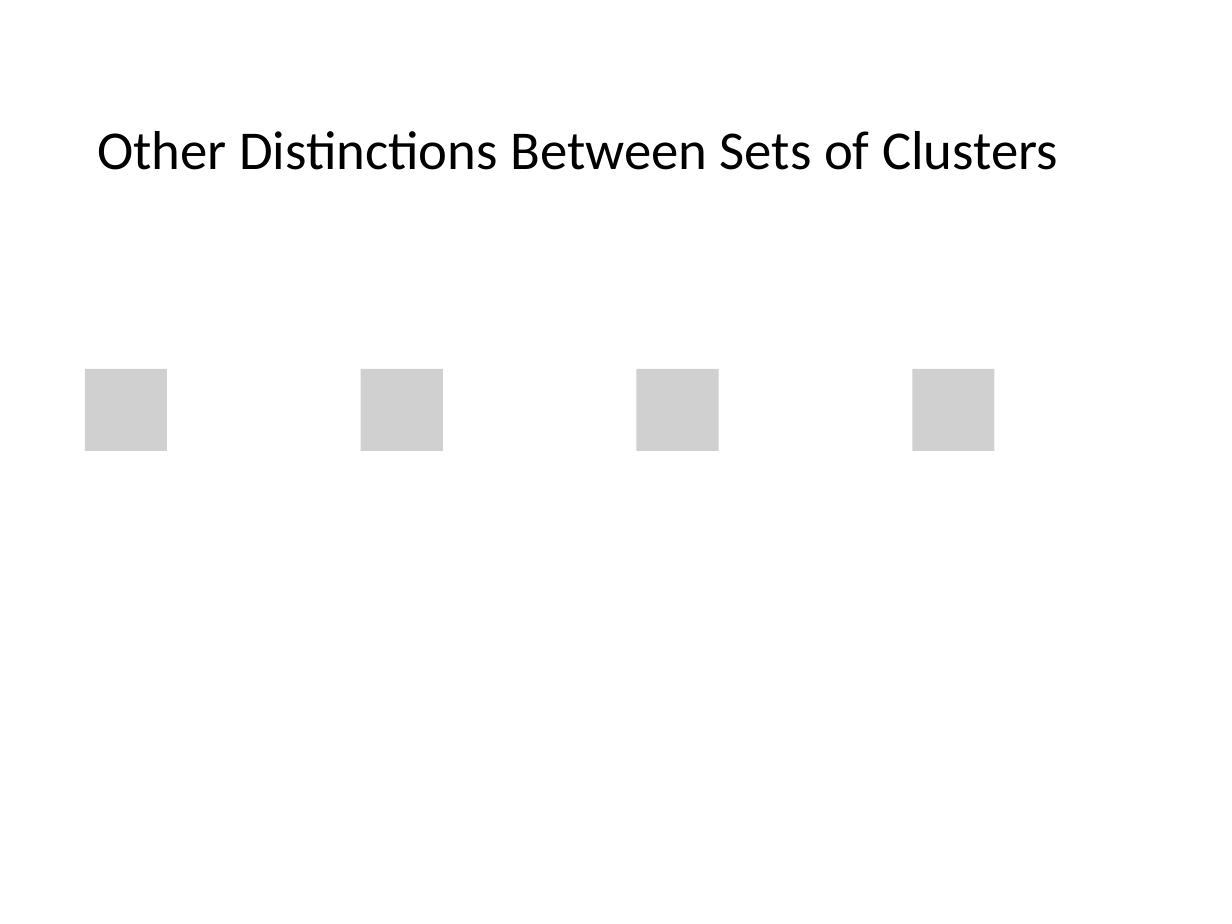
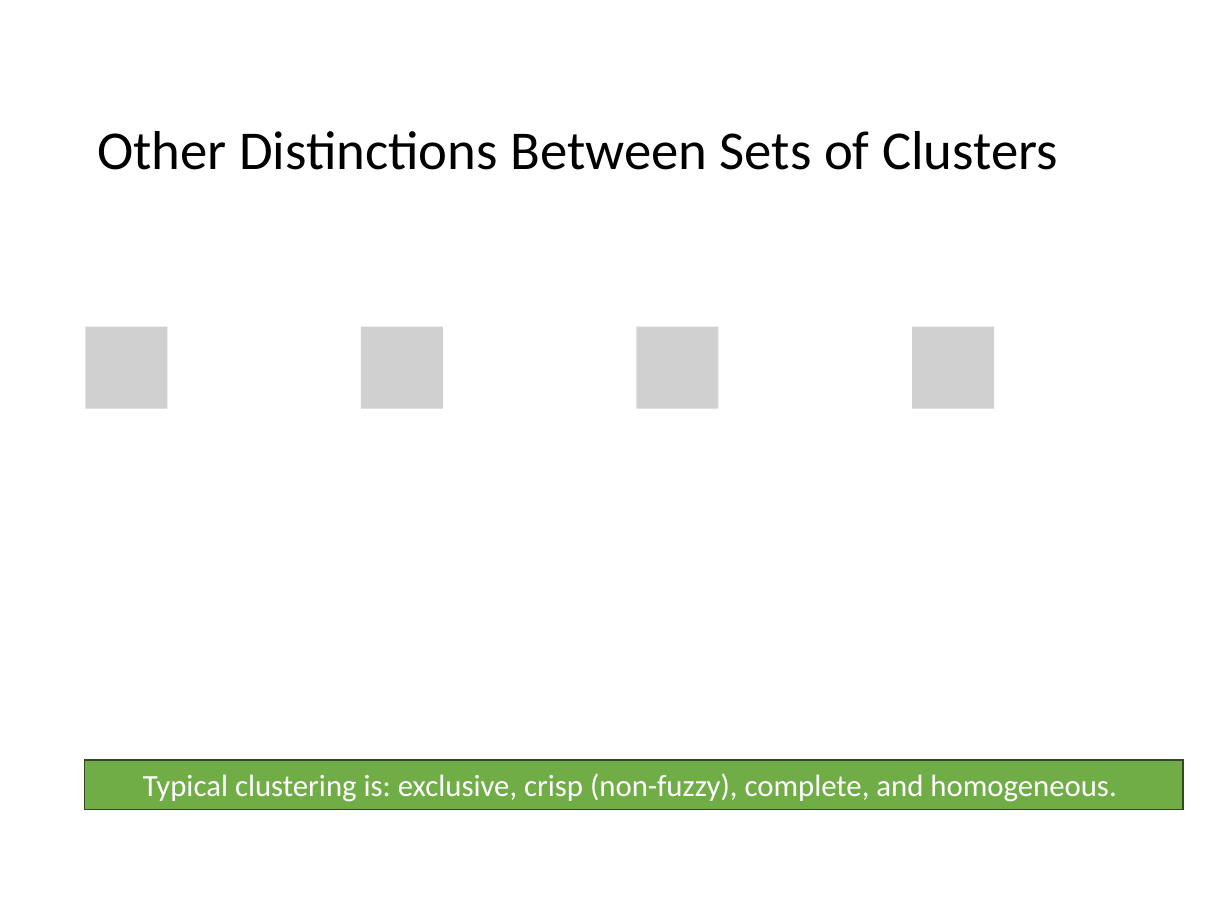
Before and after one commit to mhahsler/Introduction_to_Data_Mining_R_Examples, a slide deck: slide 15 of slides/chap7_basic_cluster_analysis.pptx (slide 14 before the commit). Drawn at 1232x924 pixels with LibreOffice and Linux fonts; fonts in the diff are those of the drawing; grey boxes stand for pictures. Boxes give left, top, right and bottom in pixels: in the first picture for what was removed or moved away, otherwise in the second. Text is boxed around its words. In the diff, an @@ line names an element or a change of style, - is before the commit and + after.

```diff
--- a/slides/chap7_basic_cluster_analysis.pptx
+++ b/slides/chap7_basic_cluster_analysis.pptx
@@ picture added at [85,326,168,409] @@
@@ picture added at [361,326,444,409] @@
@@ picture: place and size @@
-picture at [637,368,719,451]
+picture at [637,326,719,409]
@@ picture added at [912,326,994,409] @@
@@ picture removed at [85,368,168,451] @@
@@ picture removed at [361,368,444,451] @@
@@ picture removed at [913,368,995,451] @@
@@ rectangle added at [85,760,1184,809], fill #70AD47, outline #314C1F 1 pt, 18 pt, text #FFFFFF @@
+Typical clustering is: exclusive, crisp (non-fuzzy), complete, and homogeneous.
```
Also in this commit, not shown: 7 other slides changed, 1 slide added, 1 other file.
